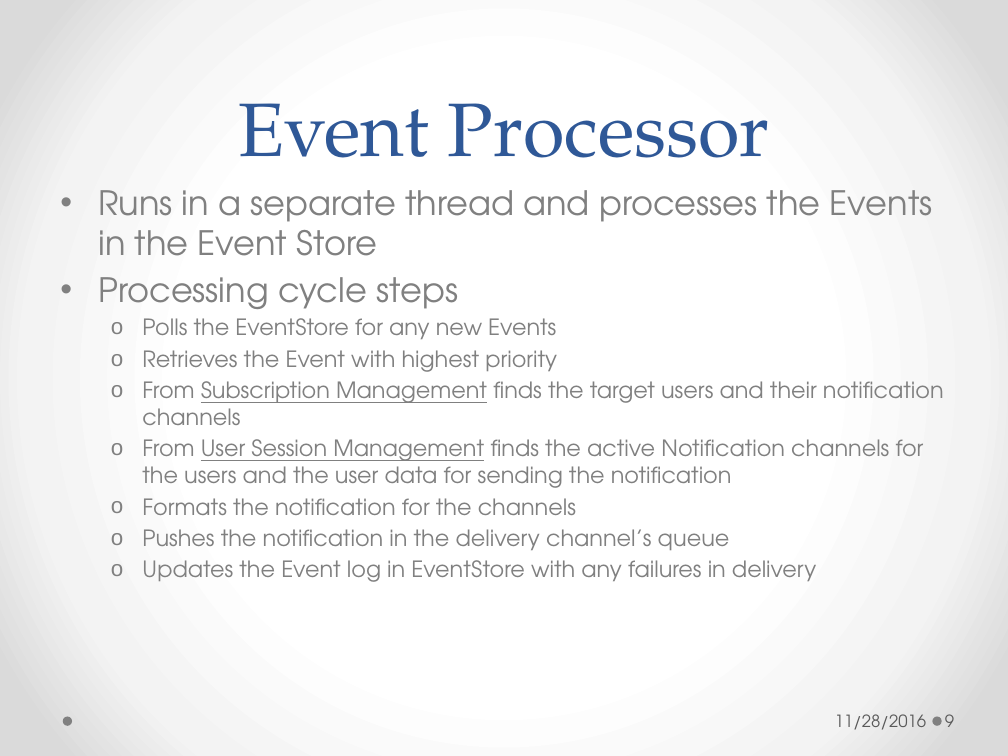
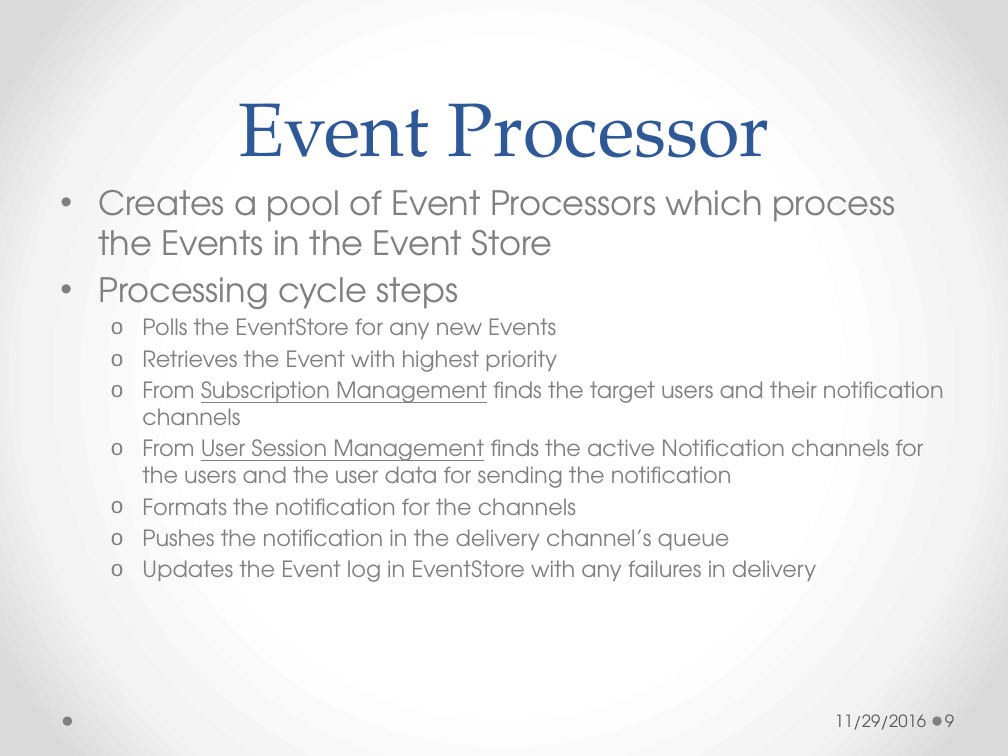
Before and after one commit to amitgem/notificationService, a slide deck: slide 9 of Presentation.pptx. Drawn at 1008x756 pixels with LibreOffice and Linux fonts; fonts in the diff are those of the drawing. Boxes give left, top, right and bottom in pixels: in the first picture for what was removed or moved away, otherwise in the second. Text is boxed around its words. In the diff, an @@ line names an element or a change of style, - is before the commit and + after.

```diff
--- a/Presentation.pptx
+++ b/Presentation.pptx
@@ text at bbox=[98, 190, 896, 256]: text changed @@
-• Runs in a separate thread and processes the Events in the Event Store
+• Creates a pool of Event Processors which process the Events in the Event Store
@@ text at bbox=[835, 714, 927, 730]: text changed @@
-11/28/2016
+11/29/2016
```
Also in this commit, not shown: 12 other slides changed, 3 slides added, 4 other files.
